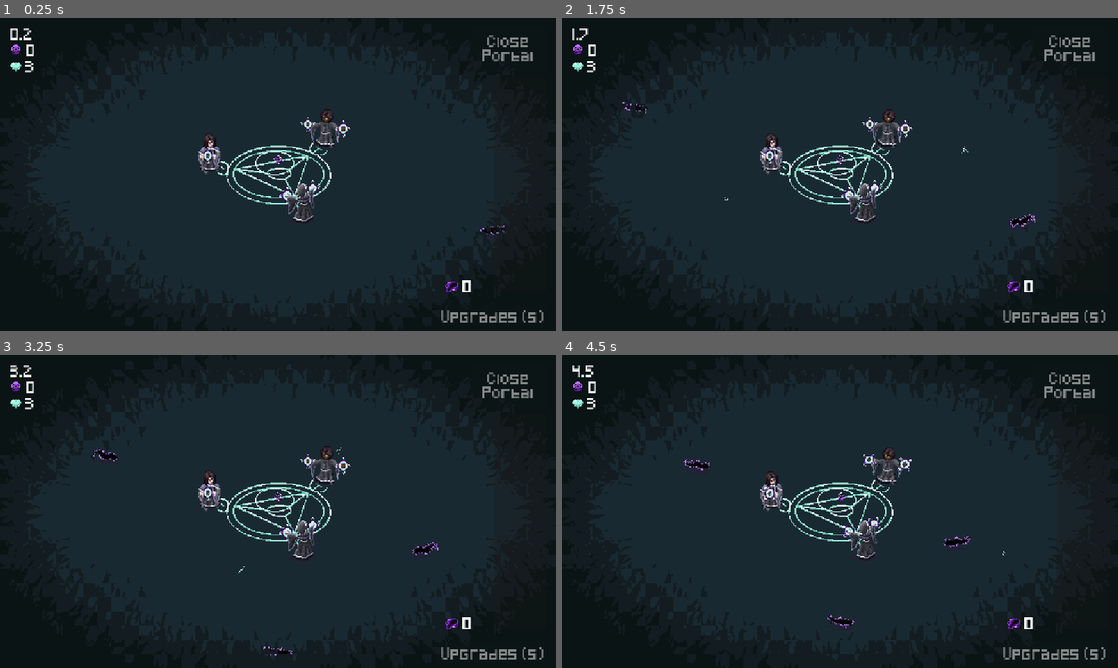
Above: before the commit, frames 1-4 (two rows, left to right).
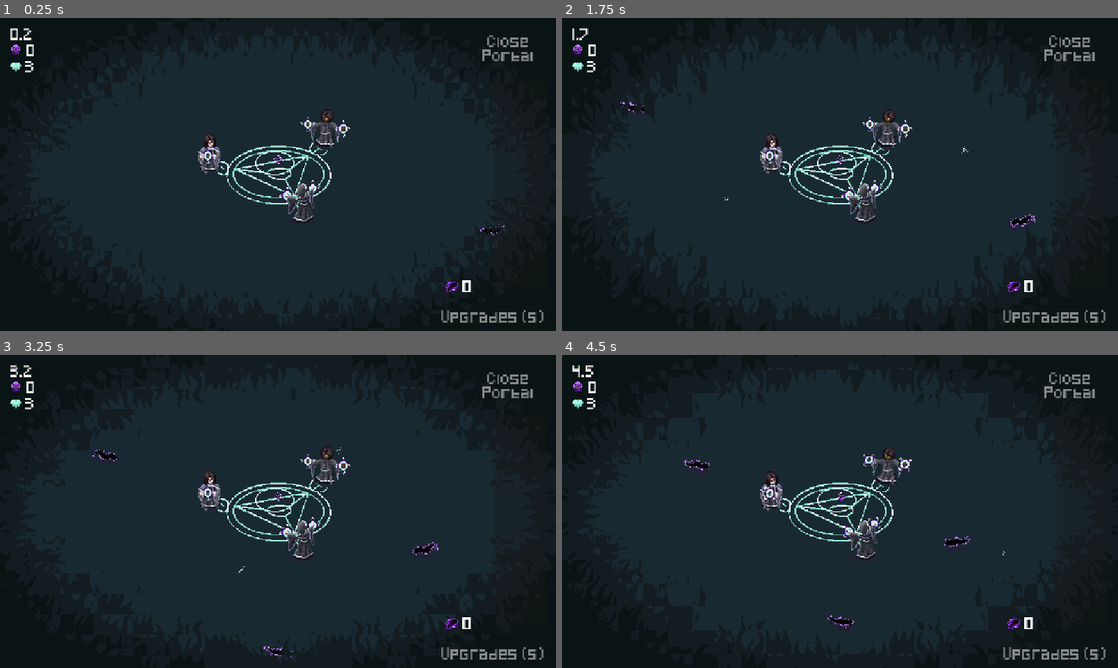
Above: after the commit, the same moments.

Repository: alifeee/loop
Game: Godot game, scene res://scenes/main.tscn
Two runs of this game, one before a commit and one after it. Both use one fixed random seed, a clock stepped at 60 frames per second and the inputs below. The engine's default icon, where the game draws it, is replaced by a stand-in: a white triangle on a blue panel in a dark square.
Inputs (mouse positions are in pixels of both pictures, inside the frame that each line leads up to):
- Up to frame 1 (0.25 s): no input
- Up to frame 2 (1.75 s): move the mouse to (962, 158) at 0.52 s; press the mouse at (962, 158) at 0.53 s; move the mouse to (728, 190) at 1.27 s; release the mouse at (728, 190) at 1.28 s; click (728, 190) at 1.35 s
- Up to frame 3 (3.25 s): move the mouse to (333, 442) at 2.02 s; press the mouse at (333, 442) at 2.03 s; move the mouse to (250, 574) at 2.77 s; release the mouse at (250, 574) at 2.78 s; click (250, 574) at 2.85 s
- Up to frame 4 (4.5 s): move the mouse to (1006, 558) at 3.52 s; press the mouse at (1006, 558) at 3.53 s; move the mouse to (673, 464) at 4.27 s; release the mouse at (673, 464) at 4.28 s; click (673, 464) at 4.35 s

The runs differ from the first frame. In frame 1, less than 0.1% of the frame differs, in the area x 9-91%, y 6-94%; in frame 2, 0.1%, in the area x 9-84%, y 5-95%; in frame 3, less than 0.1%; in frame 4, less than 0.1%.

Commit message:
Make background pulse for game feel

Diff:
--- a/scenes/main.tscn
+++ b/scenes/main.tscn
@@ -8,14 +8,15 @@
 [ext_resource type="Texture2D" uid="uid://cleacvb483w7q" path="res://assets/animations/portal/portal_summoning_spirte.png" id="4_o6xl0"]
 [ext_resource type="Script" uid="uid://b1o1776rup4my" path="res://scripts/userinterface.gd" id="5_tefeu"]
 [ext_resource type="Script" uid="uid://hk7nfw1jlh" path="res://scripts/centre.gd" id="5_ya4ey"]
-[ext_resource type="Script" uid="uid://byc17nc8ui05a" path="res://scripts/animated_sprite.gd" id="6_85g3d"]
+[ext_resource type="Script" path="res://scripts/animated_sprite.gd" id="6_85g3d"]
 [ext_resource type="Texture2D" uid="uid://bxfqa5s4dtr7e" path="res://assets/animations/wizards/wizard1.png" id="9_a8y0u"]
 [ext_resource type="Texture2D" uid="uid://b5gxhyr86q5is" path="res://assets/animations/wizards/wizard2.png" id="10_jkv2x"]
 [ext_resource type="Texture2D" uid="uid://ctkk1fc8jkvjl" path="res://assets/animations/wizards/wizard3.png" id="11_jbj1t"]
 [ext_resource type="Texture2D" uid="uid://camjl37g7bruo" path="res://assets/non-animations/backgrounf_shadow.png" id="12_eb6dy"]
-[ext_resource type="PackedScene" uid="uid://bhf44q5ylwxc" path="res://scenes/game_ui.tscn" id="15_jkv2x"]
-[ext_resource type="PackedScene" path="res://scenes/shop_ui.tscn" id="17_dp3eg"]
-[ext_resource type="PackedScene" uid="uid://c0wsuvtxawbo3" path="res://scenes/start.tscn" id="17_muem4"]
+[ext_resource type="Script" uid="uid://wlnvx3xswlxi" path="res://scenes/shadow.gd" id="14_muem4"]
+[ext_resource type="PackedScene" uid="uid://bvthrn5164h04" path="res://scenes/game_ui.tscn" id="15_jkv2x"]
+[ext_resource type="PackedScene" uid="uid://ddof72eun3ikb" path="res://scenes/shop_ui.tscn" id="17_dp3eg"]
+[ext_resource type="PackedScene" path="res://scenes/start.tscn" id="17_muem4"]
 
 [sub_resource type="AtlasTexture" id="AtlasTexture_tipki"]
 atlas = ExtResource("4_o6xl0")
@@ -122,6 +123,11 @@
 "name": &"default",
 "speed": 2.5
 }]
+
+[sub_resource type="Gradient" id="Gradient_dp3eg"]
+
+[sub_resource type="GradientTexture1D" id="GradientTexture1D_0ld40"]
+gradient = SubResource("Gradient_dp3eg")
 
 [node name="Node2D2" type="Node2D"]
 script = ExtResource("1_jyhfs")
@@ -455,6 +461,22 @@
 [node name="Shadow" type="Sprite2D" parent="."]
 position = Vector2(576, 324)
 texture = ExtResource("12_eb6dy")
+script = ExtResource("14_muem4")
+flicker_amplitude = 0.026
+flicker_time_min = 0.5
+flicker_time_max = 1.0
+
+[node name="TextureRect" type="TextureRect" parent="."]
+visible = false
+anchors_preset = 15
+anchor_right = 1.0
+anchor_bottom = 1.0
+offset_left = 1.0
+offset_right = 1155.0
+offset_bottom = 649.0
+grow_horizontal = 2
+grow_vertical = 2
+texture = SubResource("GradientTexture1D_0ld40")
 
 [node name="GameUI" type="CanvasLayer" parent="."]
 
--- /dev/null
+++ b/scenes/shadow.gd
@@ -0,0 +1,27 @@
+extends Sprite2D
+
+@export var flicker_amplitude: float
+@export var flicker_time_min: float
+@export var flicker_time_max: float
+
+func _ready() -> void:
+	randomly_make_shadow_bigger_and_smaller()
+
+#func _process(delta: float) -> void:
+	#scale = Vector2(
+		#randf_range(1 - flicker_amplitude, 1 + flicker_amplitude),
+		#randf_range(1 - flicker_amplitude, 1 + flicker_amplitude),
+	#)
+
+func randomly_make_shadow_bigger_and_smaller():
+	var tween = get_tree().create_tween()
+	tween.tween_property(
+		self,
+		"scale",
+		Vector2(
+			randf_range(1, 1 + flicker_amplitude),
+			randf_range(1, 1 + flicker_amplitude),
+		),
+		randf_range(flicker_time_min, flicker_time_max)
+	)
+	tween.tween_callback(randomly_make_shadow_bigger_and_smaller)
Not shown: 1 places in scenes/main.tscn that only renumber resources
Not shown, added: scenes/shadow.gd.uid
